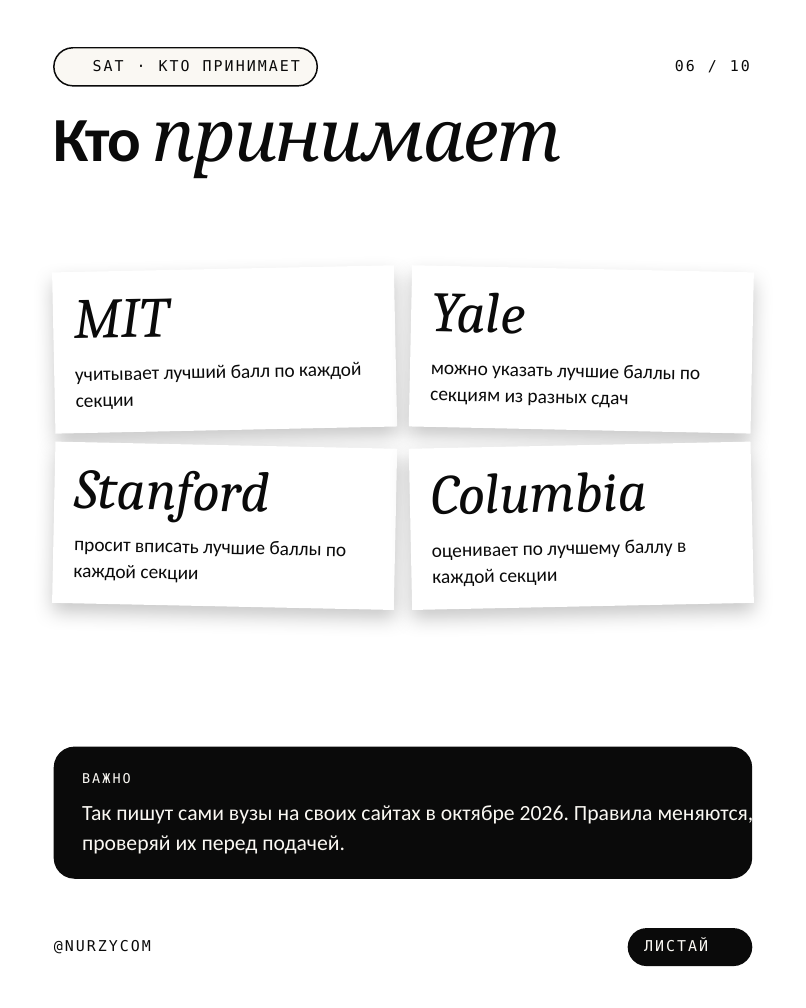
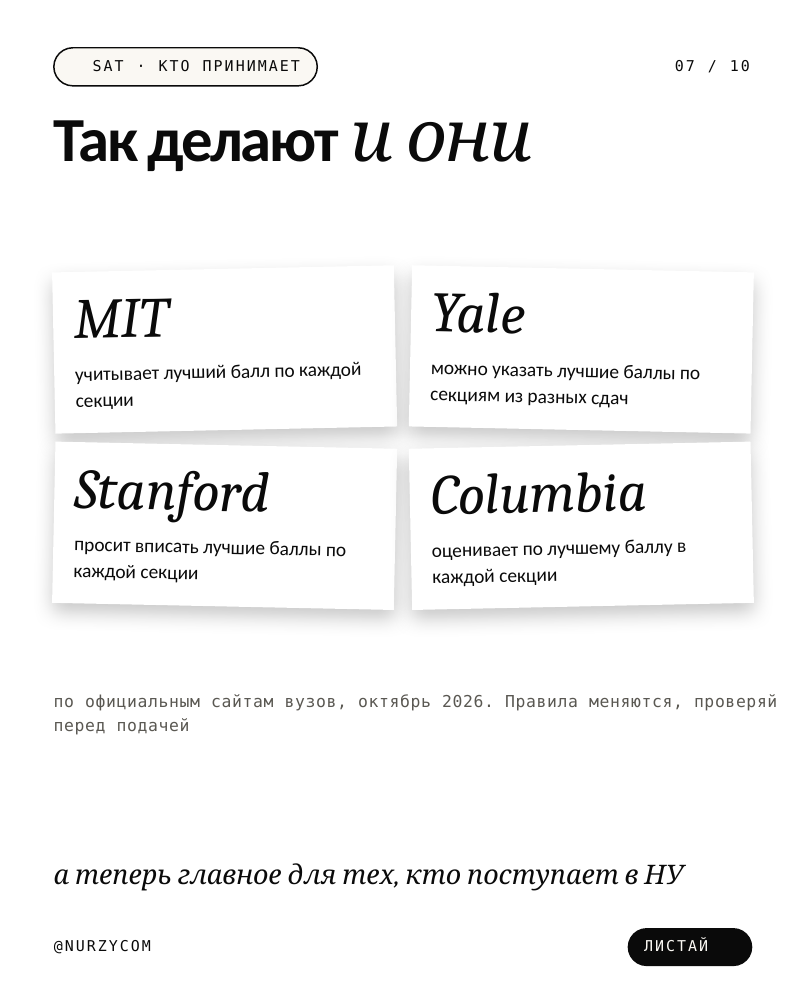
Before and after one commit to galiandojonathan-ship-it1/nurzycom_brand, a slide deck: slide 7 of social/pptx/sat-superscore.pptx (slide 6 before the commit). Drawn at 806x1008 pixels with LibreOffice and Linux fonts; fonts in the diff are those of the drawing; background and template pictures are left out. Boxes give left, top, right and bottom in pixels: in the first picture for what was removed or moved away, otherwise in the second. Text is boxed around its words. In the diff, an @@ line names an element or a change of style, - is before the commit and + after.

```diff
--- a/social/pptx/sat-superscore.pptx
+++ b/social/pptx/sat-superscore.pptx
@@ text at box(675, 60, 750, 72): text changed @@
-06 / 10
+07 / 10
@@ text at box(54, 120, 532, 171): text changed; size 48 to 42 pt; font Cambria to Calibri; bold on; italic off @@
-Кто принимает
+Так делают и они
@@ text at box(54, 694, 777, 735): text changed; size 14.5 to 11 pt; font Calibri to DejaVu Sans Mono; text colour #FAF8F3 to #5A5852 @@
-Так пишут сами вузы на своих сайтах в октябре 2026. Правила меняются, проверяй их перед подачей.
+по официальным сайтам вузов, октябрь 2026. Правила меняются, проверяй перед подачей
@@ rounded rectangle removed at box(54, 746, 752, 878) @@
@@ text removed at box(82, 773, 131, 783) @@
-ВАЖНО
@@ text added at box(54, 863, 683, 891), 18 pt, text #0A0A0A, italic @@
+а теперь главное для тех, кто поступает в НУ
```
Also in this commit, not shown: 8 other slides changed, 1 slide added, 1 slide removed, 21 other files.
